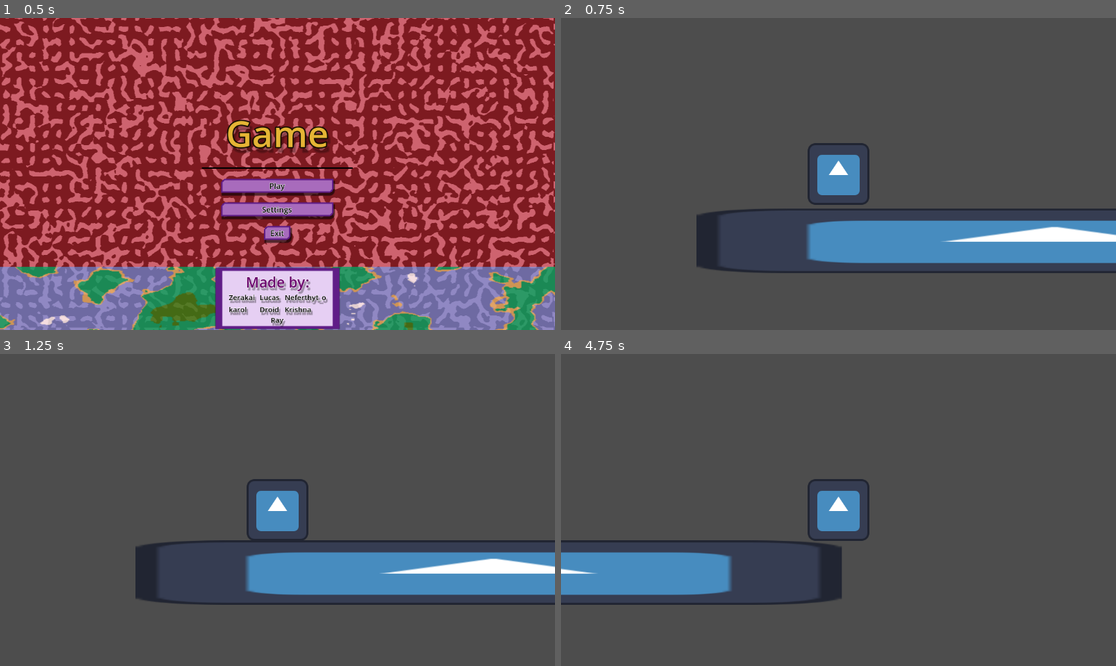
Above: before the commit, frames 1-4 (two rows, left to right).
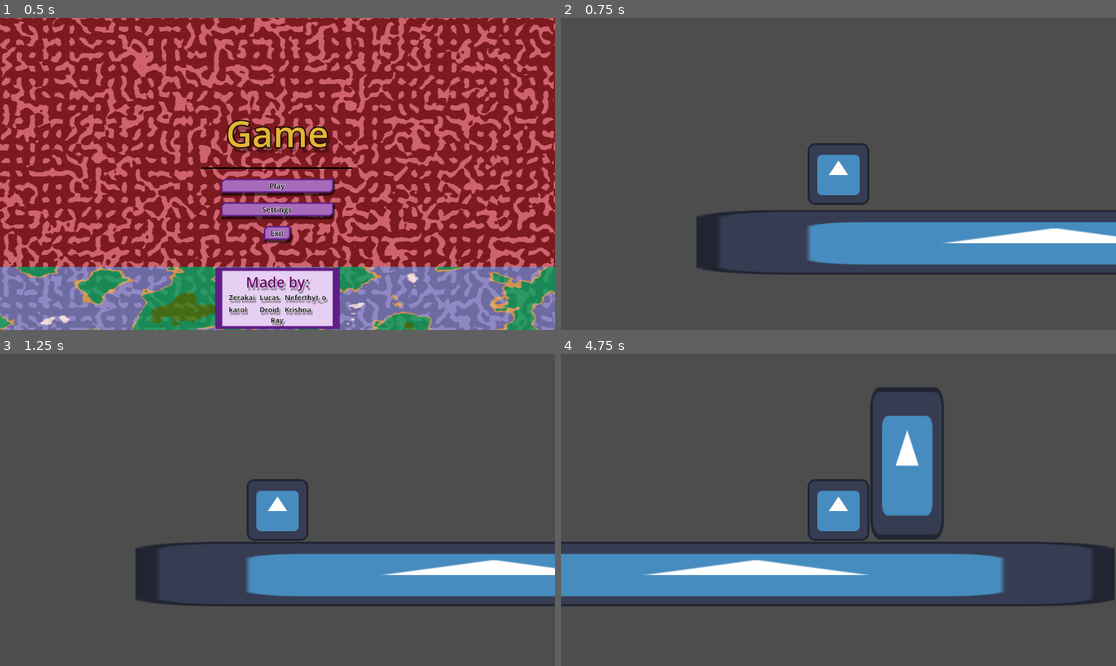
Above: after the commit, the same moments.

Repository: Dev-Karol1111/GMTK-2025
Game: Godot game, scene res://ui/menu/main_menu.tscn
Two runs of this game, one before a commit and one after it. Both use one fixed random seed, a clock stepped at 60 frames per second and the inputs below. The engine's default icon, where the game draws it, is replaced by a stand-in: a white triangle on a blue panel in a dark square.
Inputs:
- Up to frame 1 (0.5 s): no input
- Up to frame 2 (0.75 s): click "Play" at 0.5 s
- Up to frame 3 (1.25 s): no input
- Up to frame 4 (4.75 s): tap Enter at 1.25 s; hold D (move_right) 1.28-2.78 s; tap Shift (dash) every 0.75 s from 1.35 to 4.35 s; tap W (jump) at 1.52, 2.27, 3.77, 4.52 s; hold A (move_left) 2.78-3.53 s; hold D (move_right) from 3.53 s (still down)

Frame 1 is identical in both runs. In frame 2, 2.3% of the frame differs, in the area x 24-100%, y 61-83%; in frame 3, 2.4%; in frame 4, 14%, in the area x 0-100%, y 10-81%.

Commit message:
added destructible block

Diff:
--- /dev/null
+++ b/Scenes/Blocks/destructible_block.tscn
@@ -0,0 +1,16 @@
+[gd_scene load_steps=3 format=3 uid="uid://h7ti1a4p8leu"]
+
+[ext_resource type="Texture2D" uid="uid://13fn0dfbgkt5" path="res://icon.svg" id="1_vwqnu"]
+
+[sub_resource type="RectangleShape2D" id="RectangleShape2D_d4nwr"]
+size = Vector2(79, 73)
+
+[node name="destructible_block" type="StaticBody2D"]
+
+[node name="Sprite2D" type="Sprite2D" parent="."]
+scale = Vector2(0.628906, 0.576172)
+texture = ExtResource("1_vwqnu")
+
+[node name="CollisionShape2D" type="CollisionShape2D" parent="."]
+position = Vector2(-0.5, -0.5)
+shape = SubResource("RectangleShape2D_d4nwr")
--- a/Scenes/level.tscn
+++ b/Scenes/level.tscn
@@ -1,12 +1,16 @@
-[gd_scene load_steps=6 format=3 uid="uid://dll2j1egldgb8"]
+[gd_scene load_steps=8 format=3 uid="uid://dll2j1egldgb8"]
 
 [ext_resource type="PackedScene" uid="uid://dys4xmkdv5kmf" path="res://Scenes/player.tscn" id="1_tumq0"]
 [ext_resource type="Script" uid="uid://cw8mggqbby1j5" path="res://Scripts/Ability.gd" id="2_81xng"]
 [ext_resource type="Texture2D" uid="uid://13fn0dfbgkt5" path="res://icon.svg" id="2_k5f4k"]
 [ext_resource type="Script" uid="uid://dysoglmxvh54q" path="res://Scripts/UI/pause_menu.gd" id="3_6phgx"]
+[ext_resource type="PackedScene" uid="uid://h7ti1a4p8leu" path="res://Scenes/Blocks/destructible_block.tscn" id="5_wqkje"]
 
 [sub_resource type="RectangleShape2D" id="RectangleShape2D_6phgx"]
-size = Vector2(1495, 138)
+size = Vector2(1488, 138)
+
+[sub_resource type="RectangleShape2D" id="RectangleShape2D_wqkje"]
+size = Vector2(156.5, 319.5)
 
 [node name="Main" type="Node2D"]
 
@@ -23,11 +27,11 @@
 [node name="floor" type="StaticBody2D" parent="."]
 
 [node name="CollisionShape2D" type="CollisionShape2D" parent="floor"]
-position = Vector2(737.5, 286)
+position = Vector2(738, 286)
 shape = SubResource("RectangleShape2D_6phgx")
 
 [node name="Sprite2D" type="Sprite2D" parent="floor"]
-position = Vector2(738.5, 283)
+position = Vector2(739, 286)
 scale = Vector2(11.6172, 1.04688)
 texture = ExtResource("2_k5f4k")
 
@@ -85,6 +89,20 @@
 size_flags_vertical = 3
 text = "Exit"
 
+[node name="destructible_block" parent="." groups=["Destructible"] instance=ExtResource("5_wqkje")]
+position = Vector2(939, 176)
+
+[node name="Block" type="StaticBody2D" parent="."]
+
+[node name="Sprite2D" type="Sprite2D" parent="Block"]
+position = Vector2(1052, 56)
+scale = Vector2(1.19141, 2.46484)
+texture = ExtResource("2_k5f4k")
+
+[node name="CollisionShape2D" type="CollisionShape2D" parent="Block"]
+position = Vector2(1050.75, 58.25)
+shape = SubResource("RectangleShape2D_wqkje")
+
 [connection signal="paused" from="CanvasLayer/pause_menu" to="Player" method="pause"]
 [connection signal="unpaused" from="CanvasLayer/pause_menu" to="Player" method="unpause"]
 [connection signal="pressed" from="CanvasLayer/pause_menu/VBoxContainer/Back  to game" to="CanvasLayer/pause_menu" method="_on_back_to_game_pressed"]
--- a/Scripts/Ability.gd
+++ b/Scripts/Ability.gd
@@ -47,10 +47,33 @@
 		can_dash = false
 
 		var dash_vector = Vector2(player.dash_distance * player.direction, 0)
+
+		var dash_box := RectangleShape2D.new()
+		dash_box.extents = Vector2(abs(dash_vector.x), 200)
+
+		var transform := Transform2D.IDENTITY
+		transform.origin = player.global_position + dash_vector / 2.0
+
 		var space_state = player.get_world_2d().direct_space_state
-		var result = space_state.intersect_ray(PhysicsRayQueryParameters2D.create(player.global_position, player.global_position + dash_vector))
-		if result:
-			player.global_position = result.position - dash_vector.normalized() * 4 # zatrzymaj się przed ścianą
+		var query := PhysicsShapeQueryParameters2D.new()
+		query.shape = dash_box
+		query.transform = player.transform
+		query.exclude = [player]
+		query.collide_with_bodies = true
+
+		var result = space_state.intersect_shape(query)
+
+		var blocked := false
+
+		for block in result:
+			var collider = block.collider
+			if collider.is_in_group("Destructible"):
+				collider.queue_free()
+			else:
+				blocked = true
+
+		if blocked:
+			player.global_position += dash_vector.normalized() * (player.dash_distance * 0.5)
 		else:
 			player.global_position += dash_vector
 
--- a/project.godot
+++ b/project.godot
@@ -40,6 +40,10 @@
 [editor_plugins]
 
 enabled=PackedStringArray()
+
+[global_group]
+
+Destructible=""
 
 [gui]
 
